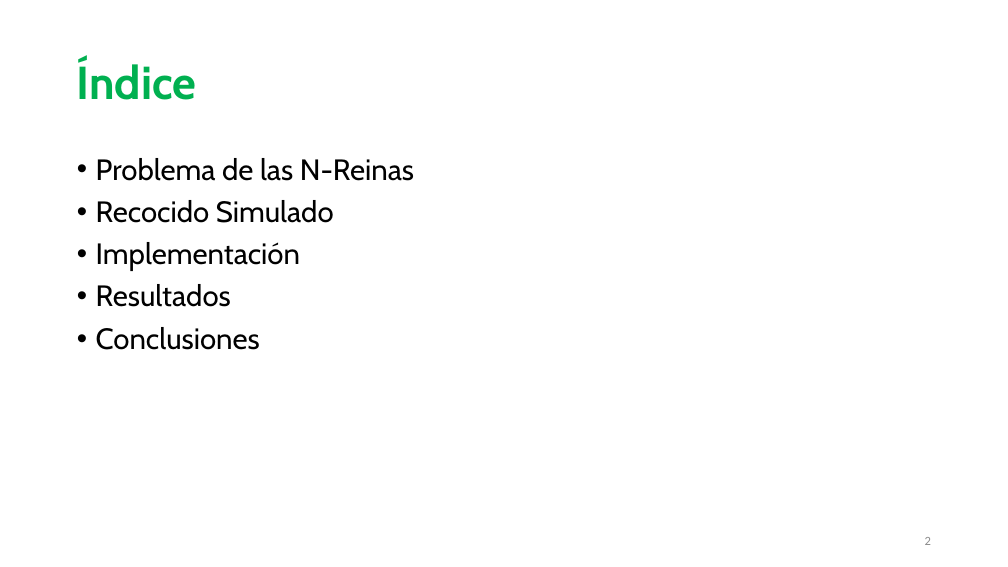
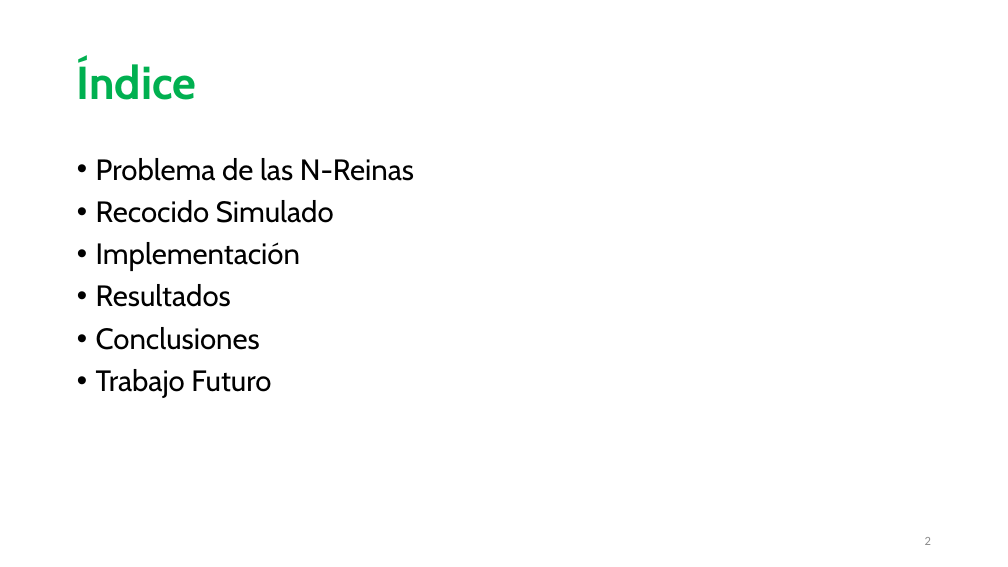
Before and after one commit to johacks/bibm, a slide deck: slide 2 of RS/RS_Presentacion.pptx. Drawn at 1008x567 pixels with LibreOffice and Linux fonts; fonts in the diff are those of the drawing. Boxes give left, top, right and bottom in pixels: in the first picture for what was removed or moved away, otherwise in the second. Text is boxed around its words. In the diff, an @@ line names an element or a change of style, - is before the commit and + after.

```diff
--- a/RS/RS_Presentacion.pptx
+++ b/RS/RS_Presentacion.pptx
@@ text at (96, 369, 271, 398): paragraph added @@
+• Trabajo Futuro
```
Also in this commit, not shown: 5 other slides changed.
